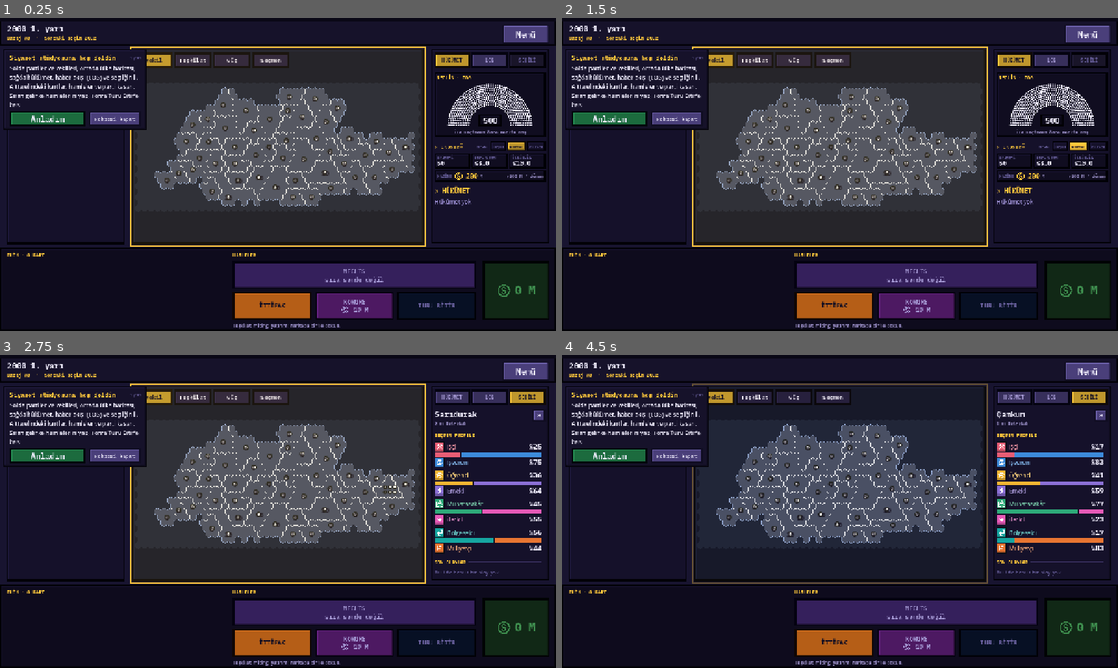
Above: before the commit, frames 1-4 (two rows, left to right).
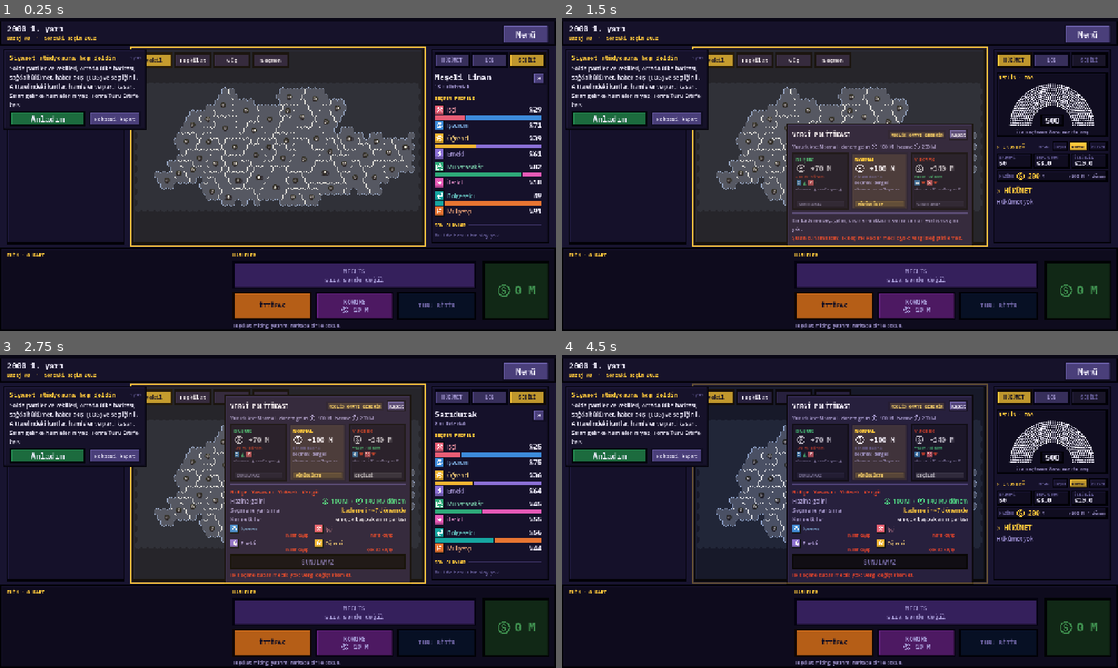
Above: after the commit, the same moments.

Repository: TriQue06/siyaset_oyunu_test_experimental
Game: Godot game, scene res://scenes/GameScreen.tscn
The game is run twice, just before and just after one commit, with the same random seed, the same clock (stepped at 60 frames per second) and the same inputs. This scene is started directly instead of the project's main scene. Sound files missing from this copy of the repository are replaced by a short silence.
Inputs (mouse positions are in pixels of both pictures, inside the frame that each line leads up to):
- Up to frame 1 (0.25 s): no input
- Up to frame 2 (1.5 s): click "NORMAL" (after the commit: "✕") at 0.5 s; click "NORMAL" at 1.25 s
- Up to frame 3 (2.75 s): tap Enter at 2 s; move the mouse to (400, 495) at 2.02 s; hold Right from 2.03 s (still down); click (400, 495) at 2.17 s; tap Space at 2.27 s
- Up to frame 4 (4.5 s): release Right at 2.75 s; drag from (728, 527) to (812, 574) at 2.77 s; move the mouse to (895, 442) at 3.52 s; hold Right 3.53-4.25 s; click (895, 442) at 3.67 s; drag from (812, 574) to (673, 464) at 4.27 s

The runs differ from the first frame. In frame 1, 4.5% of the frame differs, in the area x 78-99%, y 11-71%; in frame 2, 8.6%; in frame 3, 12%; in frame 4, 16%, in the area x 40-99%, y 11-74%.

Commit message:
Sürüm 0.0.247: fareyle il/parti incelemesi geri geldi (tooltip'ler kapalı kalır)
Co-Authored-By: Claude Opus 5.5 <noreply@anthropic.com>

Diff:
--- a/siyaset-oyunu/project.godot
+++ b/siyaset-oyunu/project.godot
@@ -11,7 +11,7 @@
 [application]
 
 config/name="Siyaset Oyunu"
-config/version="0.0.246"
+config/version="0.0.247"
 run/main_scene="res://scenes/Lobby.tscn"
 config/quit_on_go_back=false
 config/features=PackedStringArray("4.7", "Forward Plus")
--- a/siyaset-oyunu/scripts/game_screen.gd
+++ b/siyaset-oyunu/scripts/game_screen.gd
@@ -2166,6 +2166,7 @@
 			separation = int(floor((available - count * CARD_DISPLAY_SIZE.x) / float(count - 1)))
 	hand_container.add_theme_constant_override("separation", separation)
 
+var _live_mouse := Vector2(-1, -1)
 var _deferred_ui: Dictionary = {}
 
 func _run_deferred_ui(name: String) -> void:
@@ -2176,6 +2177,8 @@
 		return
 	if is_inside_tree():
 		call(name + "_now")
+var _live_wait := 0.0
+
 func _process(delta: float) -> void:
 	_refresh_countdowns()
 	_update_vote_swap(delta)
@@ -2183,6 +2186,14 @@
 	_refresh_timer_bar()
 	if _smear_ghost != null:
 		_update_smear_drag()
+	# Fare kımıldamadıysa il / parti tespiti her karede yapılmaz (performans);
+	# yine de arada bir tazelenir (altındaki içerik değişmiş olabilir).
+	var mouse := get_viewport().get_mouse_position()
+	_live_wait -= delta
+	if mouse != _live_mouse or _live_wait <= 0.0:
+		_live_mouse = mouse
+		_live_wait = 0.25
+		_update_live_province()
 
 	var i := _hand_holders.size() - 1
 	while i >= 0:
@@ -2683,12 +2694,44 @@
 	_show_province_info(province_id)
 	_pinned = true
 
-## İL BİLGİSİ sağ sütunda ("Seçili"): ile tıklayınca açılır.
+## İL BİLGİSİ sağ sütunda ("Seçili"). Fare haritada dolaşırken canlı olarak
+## değişir (bkz. _update_live_province); tıklamak da aynı bilgiyi gösterir.
 var _live_province := ""
 
-## 0.0.246: fareyle (hover) inceleme kaldırıldı; il ve parti bilgisi yalnız
-## TIKLAYINCA sağ panelde açılır (_pinned: ✕, sekme ya da tekrar tıklama kapatır).
+## Fare haritada bir ilin üstündeyse (hedef seçme yokken) o ilin bilgisi
+## tıklamadan sağda gösterilir. Haritadan çıkınca son il ekranda kalır.
+## FAREYLE İNCELEME (panel modu): ilin ya da parti plaketinin üstüne gelince
+## bilgisi sağ panelde GEÇİCİ açılır, fare çekilince kapanır ve en son
+## açık sekmeye dönülür. TIKLAMA kalıcı açar (_pinned): fare gezinse de değişmez.
 var _pinned := false
+
+func _update_live_province() -> void:
+	if _window_mode() or _pinned:
+		return
+	if _pending_org or _pending_miting or _pending_invest or _pending_province_hand_index != -1 			or _pending_target_hand_index != -1 or _layer_switching or not is_visible_in_tree():
+		return
+	var mouse := get_viewport().get_mouse_position()
+	# Fare sağ paneldeyse açık olan bilgi kalır (kaydırılabilsin).
+	if left_panel.get_global_rect().has_point(mouse):
+		return
+	var party := _party_under_mouse()
+	if party != -1:
+		if _profile_peer_id != party:
+			_profile_peer_id = party
+			_show_tooltip_for(party)
+		return
+	var province_id := _province_under_mouse()
+	if province_id != "":
+		if not (province_id == _live_province and _province_panel != null and _province_panel.visible):
+			_show_province_info(province_id)
+		return
+	# Hiçbir şeyin üstünde değil: geçici bilgi kapanır, en son açık olan
+	# sekmeye (Hükümet ya da Log) dönülür.
+	if _left_dock != null and _left_dock.visible:
+		if _profile_peer_id != -1:
+			_hide_profile()
+		if _province_panel != null and _province_panel.embedded_mode and _province_panel.visible:
+			_province_panel.hide()
 
 func _show_province_info(province_id: String) -> void:
 	# Ayar değiştiyse eski türdeki il paneli atılır.
Not shown, changed: siyaset-oyunu/export_presets.cfg
